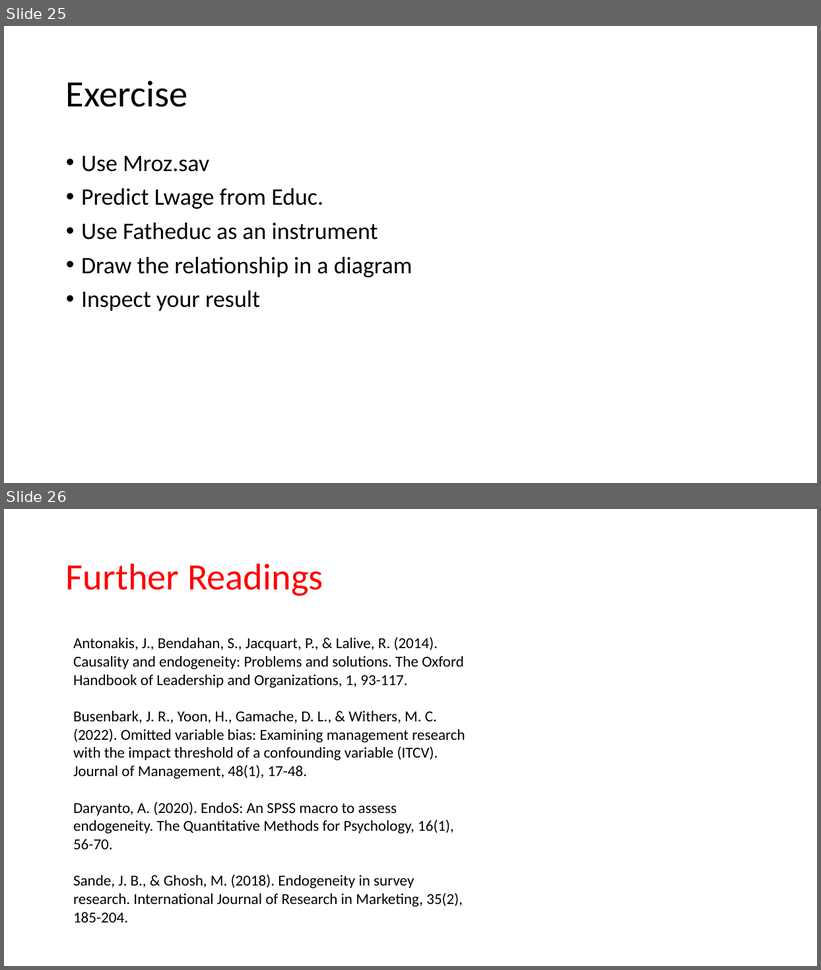
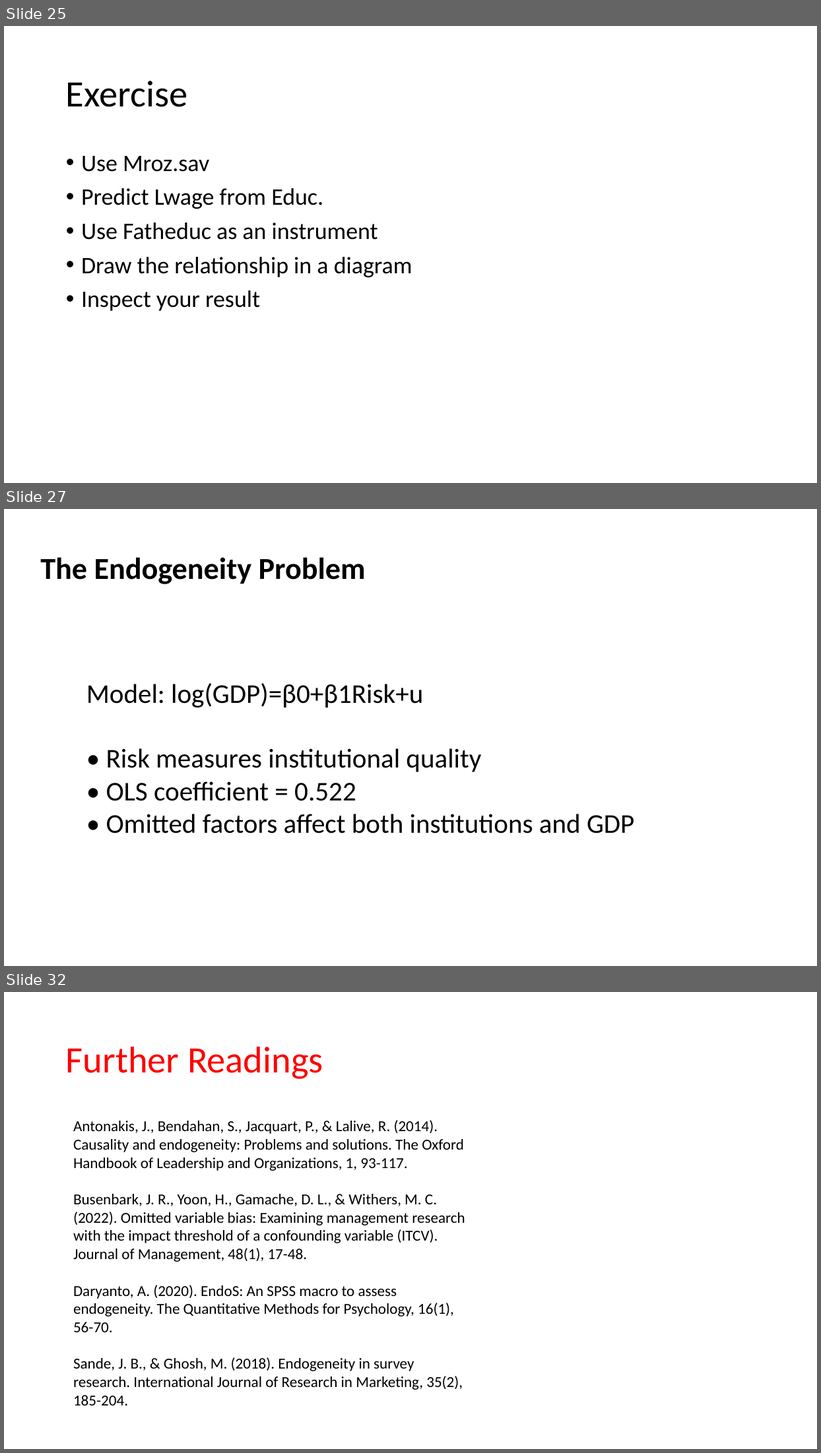
Before and after one commit to ahdar1/FIA, a slide deck: Endogeneity.pptx. Shown one above the other, each under a label of ours: slides 25 and 26 before the commit, slides 25, 27 and 32 after it; the slides between them are not shown. The pictures are 821x970 and 821x1453 pixels, drawn with LibreOffice and Linux fonts; fonts in the diff are those of the drawing. Boxes give left, top, right and bottom in pixels: in the first picture for what was removed or moved away, otherwise in the second. Text is boxed around its words. In the diff, an @@ line names an element or a change of style, - is before the commit and + after.

```diff
--- a/Endogeneity.pptx
+++ b/Endogeneity.pptx
@@ slide 27 added at [4,509,817,966], background #FFFFFF @@
@@ text added at [40,557,366,584], 36 pt, text #000000, bold @@
+The Endogeneity Problem
@@ text added at [86,683,634,834], 32 pt, text #000000 @@
+Model: log(GDP)=β0+β1Risk+u
+• Risk measures institutional quality
+• OLS coefficient = 0.522
+• Omitted factors affect both institutions and GDP
@@ what was slide 26 is now slide 32 @@
```
Also in this commit, not shown: 5 other slides added.
